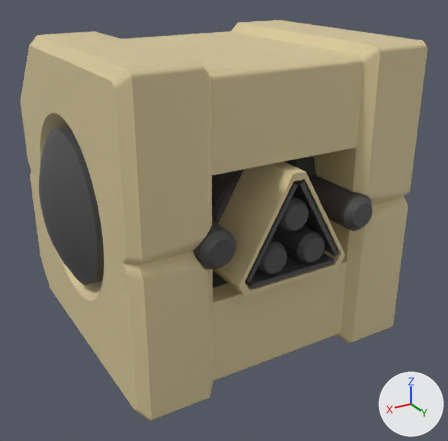
One commit to the FBX model Robot'em Up/Assets/Meshes/Characters/Enemies/ANIM_BasicTurret_Top_Complete.fbx: the scene before it, then after it.
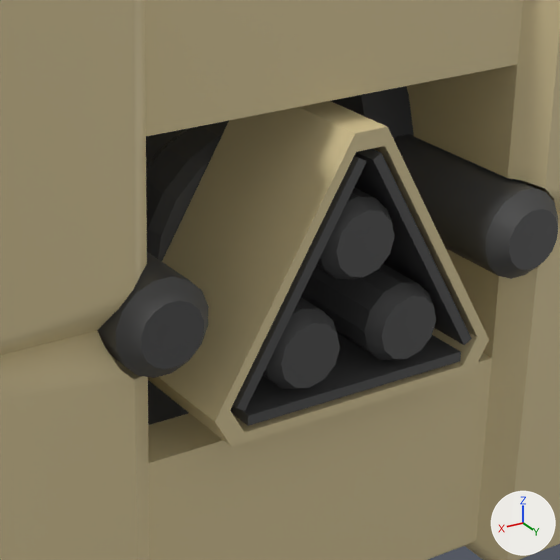
The first picture shows the older version from a 50 mm lens placed at (1.54, 2.75, 2.64), pointed at (-0.04, 0.11, 1.32). The close-ups show both versions on the part from 35% to 83% of the width and 28% to 77% of the height of that picture. Arrows for +X, +Y and +Z are at lower right; the lights stay in place. Where no turn or scale is listed for an object, it has been applied to the vertices.

The older version as bpy lines, for what is in view:
```python
ob_box060 = bpy.data.objects.new('Box060', me_mesh_026)
ob_box060.location = (0.0, 0.0, 0.0)
ob_pcube044 = bpy.data.objects.new('pCube044', me_mesh_001)
ob_pcube044.location = (0.0, 0.0, 0.0)
ob_pcube044.rotation_euler = (1.571, 0.0, 0.0)  # degrees (90, 0, 0)
ob_pcube044.scale = (0.01, 0.01, 0.01)
ob_pcube045 = bpy.data.objects.new('pCube045', me_mesh_002)
ob_pcube045.location = (0.0, 0.0, 0.0)
ob_pcube045.rotation_euler = (1.571, 0.0, 0.0)  # degrees (90, 0, 0)
ob_pcube045.scale = (0.01, 0.01, 0.01)
ob_pcube046 = bpy.data.objects.new('pCube046', me_mesh_003)
ob_pcube046.location = (0.0, 0.0, 0.0)
ob_pcube046.rotation_euler = (1.571, 0.0, 0.0)  # degrees (90, 0, 0)
ob_pcube046.scale = (0.01, 0.01, 0.01)
# also in view: 'Box063' at (0.0, 0.23, 1.17); 'polySurface132' at (-0.19, 0.0, 2.04); 'polySurface133' at (0.19, 0.0, 2.04); 'polySurface126' at (-0.15, 0.04, 1.43); 'pCylinder036' at (0.11, -0.02, 1.42)
```
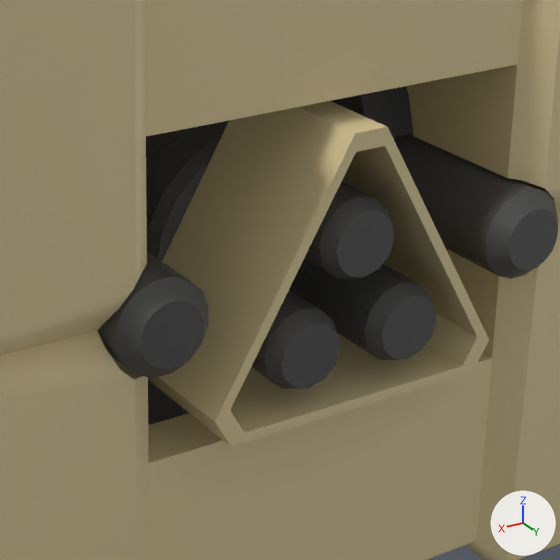
What differs and where, as boxes (x1, y1, x2, y2) in the close-ups (560 x 560 px):
'pCube044', no longer drawn
    before: (230, 333, 461, 426)
'pCube045', no longer drawn
    before: (354, 149, 472, 345)
'pCube046', no longer drawn
    before: (233, 156, 367, 411)
'polySurface126', unchanged, uncovered by the edit
    before: (353, 240, 489, 407)
    after: (326, 225, 489, 407)

What the commit changed:
Object 'pCube046' (ob_pcube046) turns from (90, 0, 0) to (0, 0, 0) degrees about x, y and z.
Object 'pCube046' (ob_pcube046) is rescaled from (0.01, 0.01, 0.01) to (1.0, 1.0, 1.0).
Object 'pCube046' (ob_pcube046) now shows nothing instead of me_mesh_003.
In object 'pCube046' (ob_pcube046), parent is now set to ob_pcylinder1.
Object 'pCube046' (ob_pcube046) moves from (0.0, 0.0, 0.0) to (0.0000473, -0.0442, 22.07).
Object 'pCube044' (ob_pcube044) turns from (90, 0, 0) to (0, 0, 0) degrees about x, y and z.
Object 'pCube044' (ob_pcube044) is rescaled from (0.01, 0.01, 0.01) to (1.0, 1.0, 1.0).
Object 'pCube044' (ob_pcube044) now shows nothing instead of me_mesh_001.
In object 'pCube044' (ob_pcube044), parent is now set to ob_pcylinder1.
Object 'pCube044' (ob_pcube044) moves from (0.0, 0.0, 0.0) to (0.0000473, -0.0442, 22.07).
Object 'pCube045' (ob_pcube045) turns from (90, 0, 0) to (0, 0, 0) degrees about x, y and z.
Object 'pCube045' (ob_pcube045) is rescaled from (0.01, 0.01, 0.01) to (1.0, 1.0, 1.0).
Object 'pCube045' (ob_pcube045) now shows nothing instead of me_mesh_002.
In object 'pCube045' (ob_pcube045), parent is now set to ob_pcylinder1.
Object 'pCube045' (ob_pcube045) moves from (0.0, 0.0, 0.0) to (0.0000473, -0.0442, 22.07).
